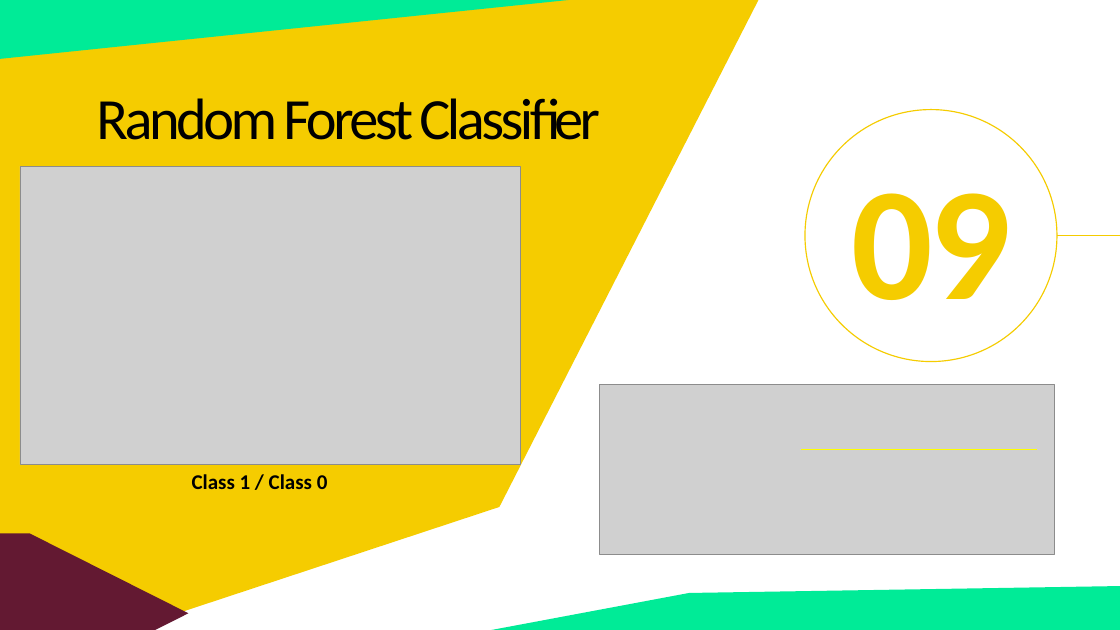
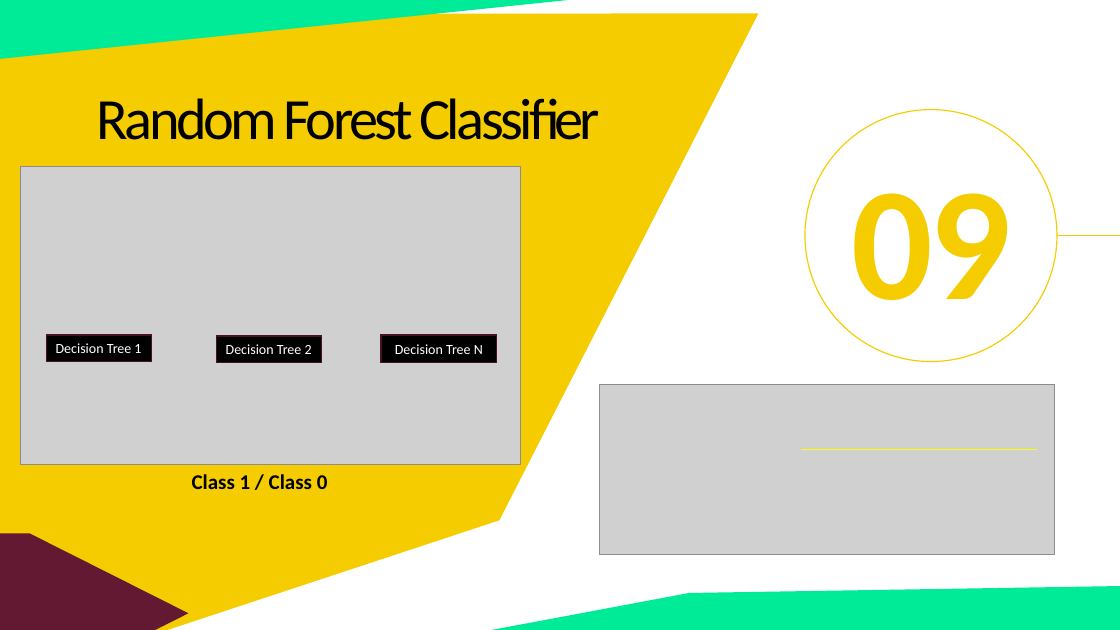
Before and after one commit to fbrowther/Detecting-Fraudulent-Credit-Card-Transactions-Using-Machine-Learning, a slide deck: slide 12 of Presentation - CreditCardTransactions.pptx. Drawn at 1120x630 pixels with LibreOffice and Linux fonts; fonts in the diff are those of the drawing; grey boxes stand for pictures. Boxes give left, top, right and bottom in pixels: in the first picture for what was removed or moved away, otherwise in the second. Text is boxed around its words. In the diff, an @@ line names an element or a change of style, - is before the commit and + after.

Commit message:
ppt modified

```diff
--- a/Presentation - CreditCardTransactions.pptx
+++ b/Presentation - CreditCardTransactions.pptx
@@ freeform shape: place and size @@
-freeform shape at [0, 0, 759, 630]
+freeform shape at [0, 13, 759, 630]
@@ rectangle added at [46, 335, 151, 362], fill #000000, outline #491225 1 pt, 12 pt, text #FFFFFF @@
+Decision Tree 1
@@ rectangle added at [217, 336, 322, 363], fill #000000, outline #491225 1 pt, 12 pt, text #FFFFFF @@
+Decision Tree 2
@@ rectangle added at [381, 335, 497, 363], fill #000000, outline #491225 1 pt, 12 pt, text #FFFFFF @@
+Decision Tree N
```
Also in this commit, not shown: 1 other file.
